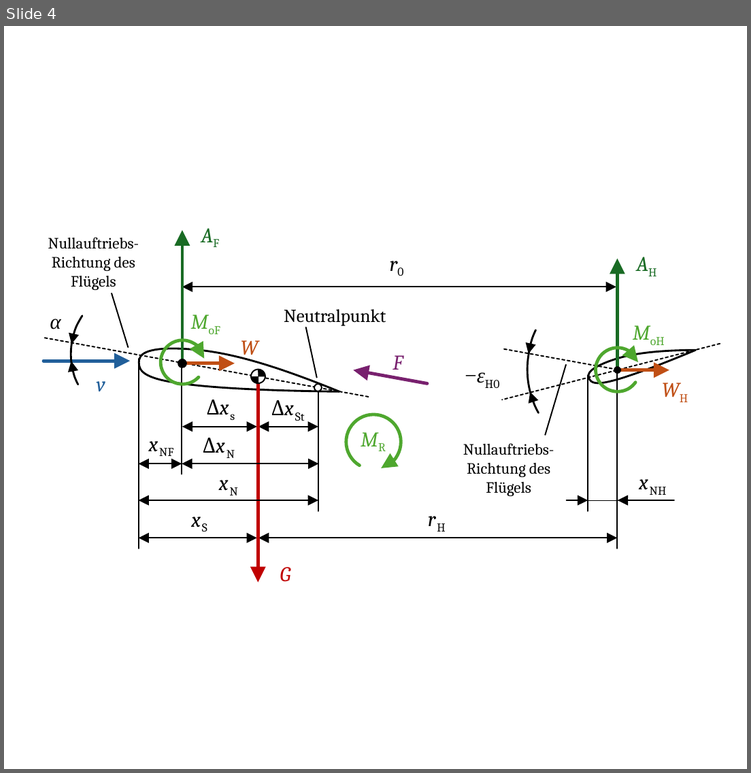
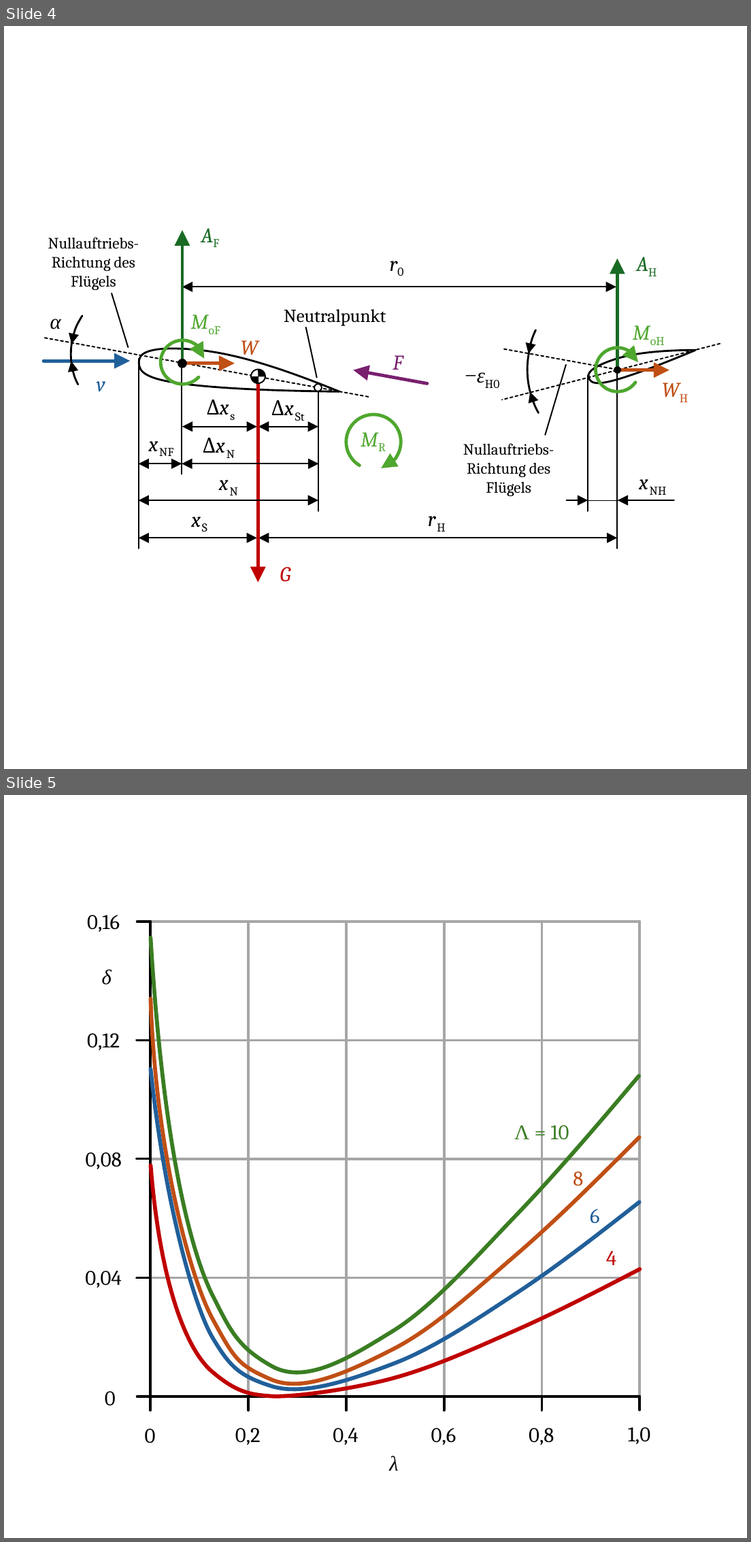
Before and after one commit to m4zeRobot/Project-FoSa, a slide deck: B.Sc. LRT/Luftfahrttechnik/images/LFT-Images.pptx. Shown one above the other, each under a label of ours: slide 4 before the commit, slides 4 and 5 after it. The pictures are 751x773 and 751x1542 pixels, drawn with LibreOffice and Linux fonts; fonts in the diff are those of the drawing. Boxes give left, top, right and bottom in pixels: in the first picture for what was removed or moved away, otherwise in the second. Text is boxed around its words. In the diff, an @@ line names an element or a change of style, - is before the commit and + after.

```diff
--- a/B.Sc. LRT/Luftfahrttechnik/images/LFT-Images.pptx
+++ b/B.Sc. LRT/Luftfahrttechnik/images/LFT-Images.pptx
@@ slide 5 added at <box>4,795,747,1538</box>, background #FFFFFF @@
@@ freeform shape added at <box>151,938,639,1372</box>, outline #3B7D23 1.5 pt @@
@@ text added at <box>102,969,111,985</box>, 8 pt, text #000000, italic @@
+δ
@@ freeform shape added at <box>151,998,639,1383</box>, outline #C04F15 1.5 pt @@
@@ freeform shape added at <box>151,1068,639,1389</box>, outline #215F9A 1.5 pt @@
@@ text added at <box>514,1125,568,1140</box>, 8 pt, text #3B7D23 @@
+Λ = 10
@@ freeform shape added at <box>151,1164,639,1394</box>, outline #C00000 1.5 pt @@
@@ text added at <box>572,1171,583,1186</box>, 8 pt, text #C04F15 @@
+8
@@ text added at <box>589,1208,599,1223</box>, 8 pt, text #215F9A @@
+6
@@ text added at <box>606,1251,616,1265</box>, 8 pt, text #C00000 @@
+4
@@ group added at <box>85,915,650,1444</box>: 20 lines, 11 texts @@
+0,16
+0,12
+0,08
+0,04
+0
+0
+0,2
+0,4
+0,6
+0,8
+1,0
@@ text added at <box>389,1455,398,1470</box>, 8 pt, text #000000, italic @@
+λ
```
Also in this commit, not shown: 6 other files.
